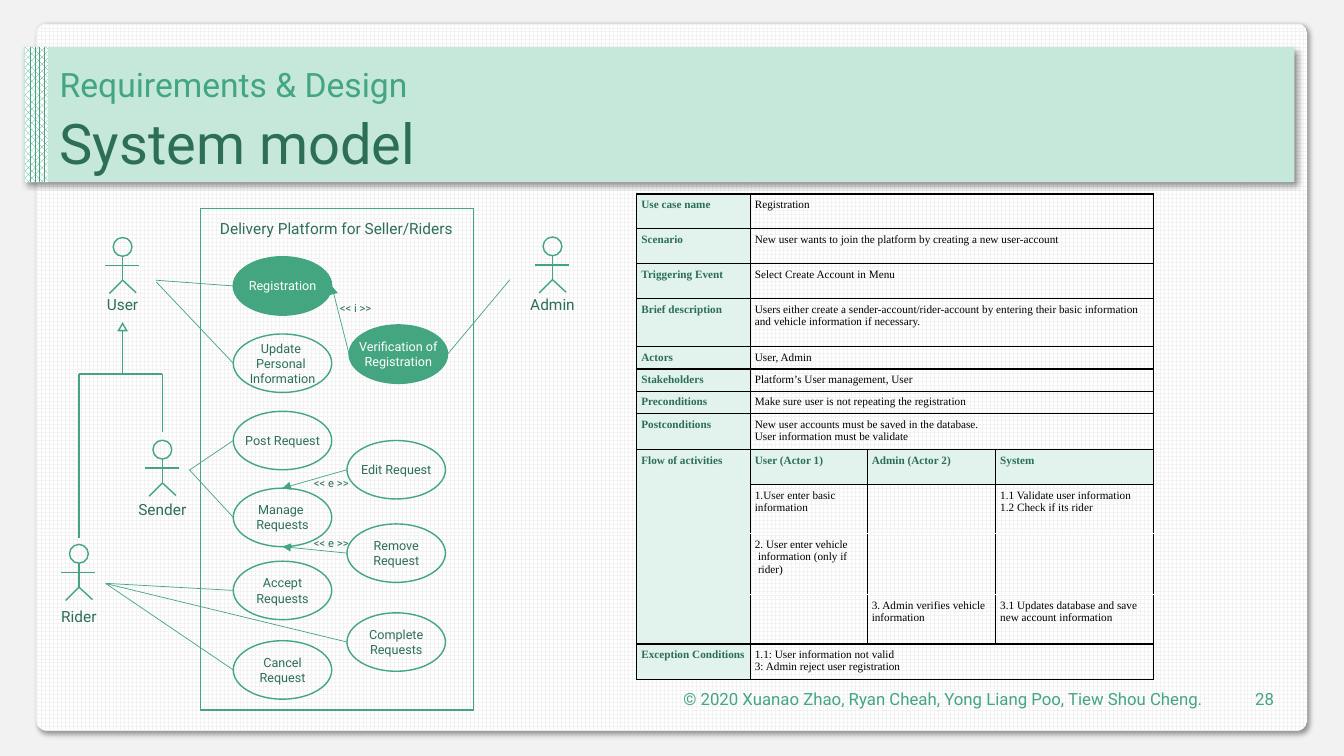
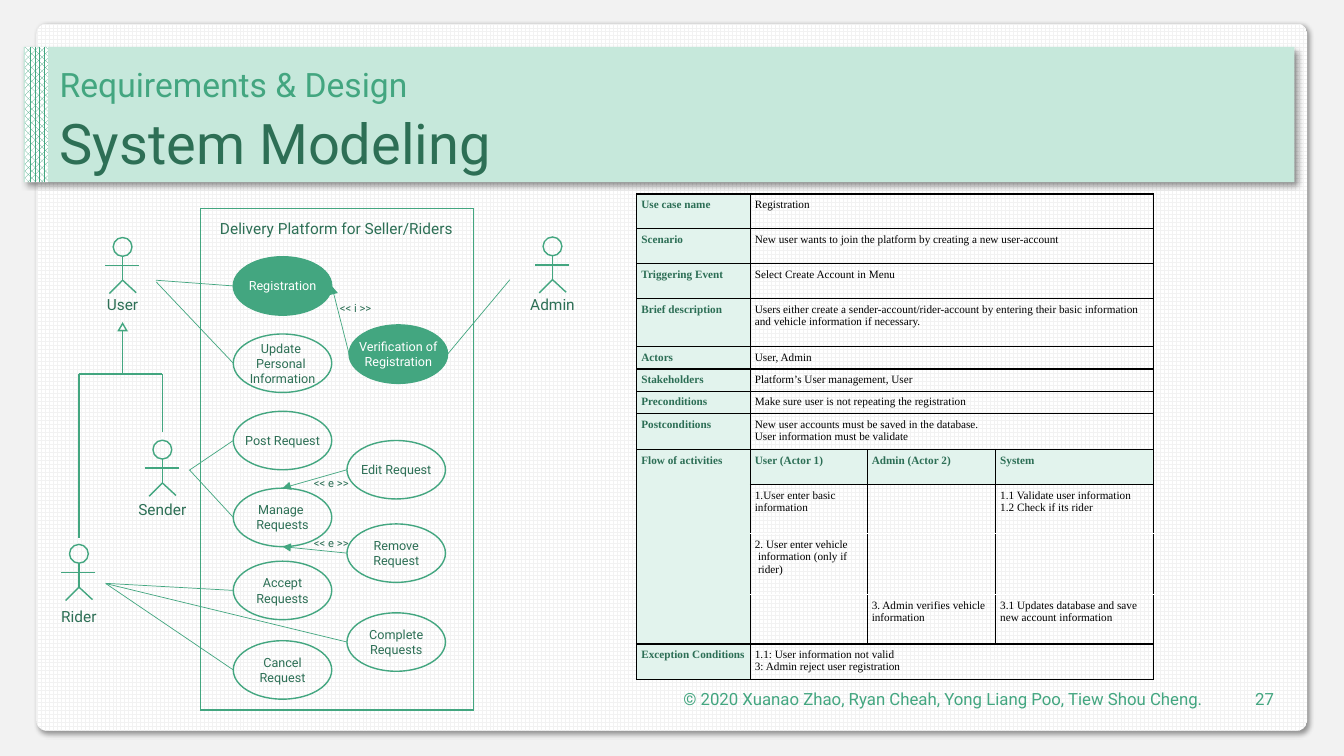
Before and after one commit to DIT202003G1/SAD-Assignment, a slide deck: slide 27 of Presentaion.pptx (slide 28 before the commit). Drawn at 1344x756 pixels with LibreOffice and Linux fonts; fonts in the diff are those of the drawing. Boxes give left, top, right and bottom in pixels: in the first picture for what was removed or moved away, otherwise in the second. Text is boxed around its words. In the diff, an @@ line names an element or a change of style, - is before the commit and + after.

```diff
--- a/Presentaion.pptx
+++ b/Presentaion.pptx
@@ text at (x1=60, y1=122, x2=490, y2=176): text changed @@
-System model
+System Modeling
@@ page number at (x1=1255, y1=693, x2=1274, y2=705): text changed @@
-28
+27
```
Also in this commit, not shown: 36 other slides changed, 19 slides added, 1 slide removed.
